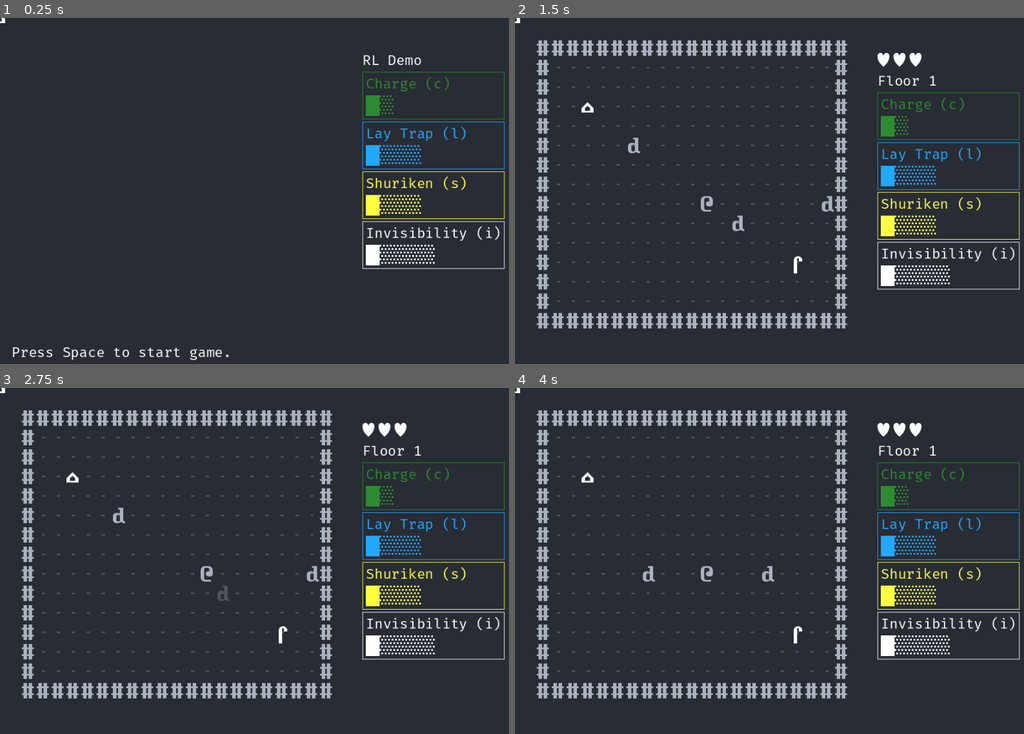
Above: before the commit, frames 1-4 (two rows, left to right).
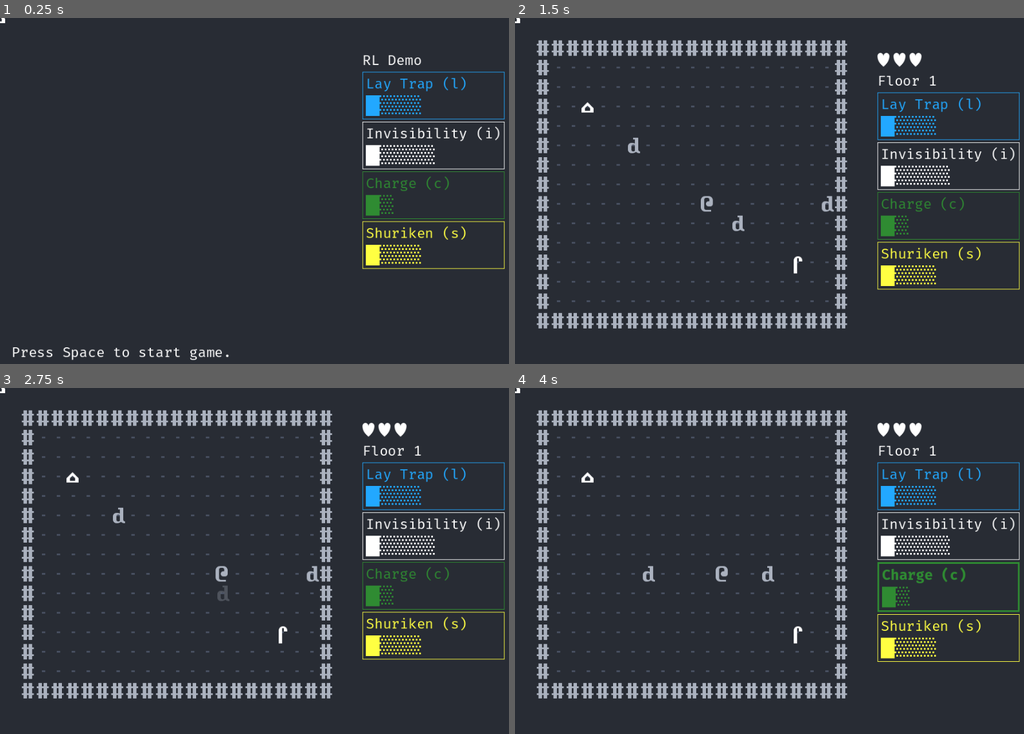
Above: after the commit, the same moments.

Repository: dave470003/froxis
Game: Godot game, scene res://scene/main/MainScene.tscn
The game is run twice, just before and just after one commit, with the same random seed, the same clock (stepped at 60 frames per second) and the same inputs.
Inputs:
- Up to frame 1 (0.25 s): no input
- Up to frame 2 (1.5 s): tap Space (init_game) at 0.5, 1.25, 1.35 s; hold Right (move_right) 0.53-1.28 s; tap C at 0.6 s; hold Down (move_down) from 1.28 s (still down)
- Up to frame 3 (2.75 s): tap C at 1.55, 2.1 s; tap Enter at 2 s; release Down (move_down) at 2.03 s; hold Right (move_right) from 2.03 s (still down)
- Up to frame 4 (4 s): release Right (move_right) at 2.78 s; hold Up (move_up) 2.78-3.53 s; tap C at 2.85, 3.8 s; tap Space (init_game) at 3.5, 3.6 s; hold Left (move_left) from 3.53 s (still down)

The runs differ from the first frame. In frame 1, 3.7% of the frame differs, in the area x 71-100%, y 15-73%; in frame 2, 3.7%; in frame 3, 3.9%; in frame 4, 4.6%, in the area x 36-100%, y 21-80%.

Commit message:
UI for skills. Charge skill implemented but cooldown not. Other skills not functionally implemented.

Diff:
--- a/project.godot
+++ b/project.godot
@@ -25,25 +25,21 @@
 move_up={
 "deadzone": 0.5,
 "events": [Object(InputEventKey,"resource_local_to_scene":false,"resource_name":"","device":-1,"window_id":0,"alt_press …(182 unchanged characters)…
-, Object(InputEventKey,"resource_local_to_scene":false,"resource_name":"","device":-1,"window_id":0,"alt_pressed":false,"shift_pressed":false,"ctrl_pressed":false,"meta_pressed":false,"pressed":false,"keycode":0,"physical_keycode":87,"key_label":0,"unicode":119,"echo":false,"script":null)
 ]
 }
 move_down={
 "deadzone": 0.5,
 "events": [Object(InputEventKey,"resource_local_to_scene":false,"resource_name":"","device":-1,"window_id":0,"alt_press …(182 unchanged characters)…
-, Object(InputEventKey,"resource_local_to_scene":false,"resource_name":"","device":-1,"window_id":0,"alt_pressed":false,"shift_pressed":false,"ctrl_pressed":false,"meta_pressed":false,"pressed":false,"keycode":0,"physical_keycode":83,"key_label":0,"unicode":115,"echo":false,"script":null)
 ]
 }
 move_left={
 "deadzone": 0.5,
 "events": [Object(InputEventKey,"resource_local_to_scene":false,"resource_name":"","device":-1,"window_id":0,"alt_press …(182 unchanged characters)…
-, Object(InputEventKey,"resource_local_to_scene":false,"resource_name":"","device":-1,"window_id":0,"alt_pressed":false,"shift_pressed":false,"ctrl_pressed":false,"meta_pressed":false,"pressed":false,"keycode":0,"physical_keycode":65,"key_label":0,"unicode":97,"echo":false,"script":null)
 ]
 }
 move_right={
 "deadzone": 0.5,
 "events": [Object(InputEventKey,"resource_local_to_scene":false,"resource_name":"","device":-1,"window_id":0,"alt_press …(182 unchanged characters)…
-, Object(InputEventKey,"resource_local_to_scene":false,"resource_name":"","device":-1,"window_id":0,"alt_pressed":false,"shift_pressed":false,"ctrl_pressed":false,"meta_pressed":false,"pressed":false,"keycode":0,"physical_keycode":68,"key_label":0,"unicode":100,"echo":false,"script":null)
 ]
 }
 init_game={
--- /dev/null
+++ b/scene/gui/Charge.gd
@@ -0,0 +1,51 @@
+extends PanelContainer
+
+const MainScene := preload("res://scene/main/MainScene.gd")
+
+var _triggerChar = KEY_C
+var _is_skill_primed: bool = false
+var _ref_MainScene: MainScene
+var _new_GroupName := preload("res://library/GroupName.gd").new()
+
+@onready var thin_border := preload("res://scene/gui/ThinBorder.tres")
+@onready var thick_border := preload("res://scene/gui/ThickBorder.tres")
+@onready var reg_font := preload("res://scene/main/FiraTheme.tres")
+@onready var bold_font := preload("res://scene/main/FiraThemeBold.tres")
+
+signal skill_primed
+signal skill_unprimed
+
+# Called when the node enters the scene tree for the first time.
+func _ready():
+	pass # Replace with function body.
+
+
+# Called every frame. 'delta' is the elapsed time since the previous frame.
+func _process(delta):
+	pass
+
+func _unhandled_input(event: InputEvent) -> void:
+	if _ref_MainScene._game_paused == true:
+		return
+
+	if event is InputEventKey and event.keycode == _triggerChar and event.is_pressed() and !event.is_echo():
+		if _is_skill_primed:
+			_unprime_skill()
+		else:
+			_prime_skill()
+
+func _prime_skill():
+	_is_skill_primed = true
+	skill_primed.emit()
+	theme = bold_font
+	add_theme_stylebox_override('panel', thick_border)
+
+func _unprime_skill():
+	_is_skill_primed = false
+	skill_unprimed.emit()
+	theme = reg_font
+	add_theme_stylebox_override('panel', thin_border)
+
+func _on_Schedule_turn_ended(current_sprite: Sprite2D) -> void:
+	if current_sprite.is_in_group(_new_GroupName.PC):
+		_unprime_skill()
--- a/scene/gui/Charge.tscn
+++ b/scene/gui/Charge.tscn
@@ -1,14 +1,9 @@
-[gd_scene load_steps=5 format=3 uid="uid://dm4gafsyfolca"]
+[gd_scene load_steps=7 format=3 uid="uid://dm4gafsyfolca"]
 
 [ext_resource type="Texture2D" uid="uid://ctffxeo6roouo" path="res://resources/curses_vector_24x36.png" id="1_87u1k"]
-
-[sub_resource type="StyleBoxFlat" id="StyleBoxFlat_pg1t6"]
-bg_color = Color(0.156863, 0.172549, 0.203922, 0)
-border_width_left = 1
-border_width_top = 1
-border_width_right = 1
-border_width_bottom = 1
-border_color = Color(1, 1, 1, 1)
+[ext_resource type="Theme" uid="uid://6wwc8qstr4f2" path="res://scene/main/FiraTheme.tres" id="1_143jv"]
+[ext_resource type="StyleBox" uid="uid://d4di5sdd5pakq" path="res://scene/gui/ThinBorder.tres" id="2_r073j"]
+[ext_resource type="Script" path="res://scene/gui/Charge.gd" id="3_y1gla"]
 
 [sub_resource type="AtlasTexture" id="AtlasTexture_kvrpu"]
 atlas = ExtResource("1_87u1k")
@@ -18,10 +13,12 @@
 atlas = ExtResource("1_87u1k")
 region = Rect2(0, 396, 24, 36)
 
-[node name="Skill" type="PanelContainer"]
+[node name="ChargeSkill" type="PanelContainer"]
 modulate = Color(0.184314, 0.545098, 0.196078, 1)
 custom_minimum_size = Vector2(2.08165e-12, 2.08165e-12)
-theme_override_styles/panel = SubResource("StyleBoxFlat_pg1t6")
+theme = ExtResource("1_143jv")
+theme_override_styles/panel = ExtResource("2_r073j")
+script = ExtResource("3_y1gla")
 
 [node name="SkillMarginWrapper" type="MarginContainer" parent="."]
 layout_mode = 2
--- a/scene/gui/Invisibility.tscn
+++ b/scene/gui/Invisibility.tscn
@@ -7,7 +7,7 @@
 atlas = ExtResource("2_s40ie")
 region = Rect2(0, 396, 24, 36)
 
-[node name="Skill" instance=ExtResource("1_xnfpu")]
+[node name="InvisibilitySkill" instance=ExtResource("1_xnfpu")]
 
 [node name="SkillName" parent="SkillMarginWrapper/VBoxContainer" index="0"]
 text = "Invisibility (i)"
--- a/scene/gui/Shuriken.tscn
+++ b/scene/gui/Shuriken.tscn
@@ -7,7 +7,7 @@
 atlas = ExtResource("2_swug5")
 region = Rect2(0, 396, 24, 36)
 
-[node name="Skill" instance=ExtResource("1_gaomq")]
+[node name="ShurikenSkill" instance=ExtResource("1_gaomq")]
 modulate = Color(1, 1, 0.258824, 1)
 
 [node name="SkillName" parent="SkillMarginWrapper/VBoxContainer" index="0"]
--- /dev/null
+++ b/scene/gui/ThickBorder.tres
@@ -0,0 +1,9 @@
+[gd_resource type="StyleBoxFlat" format=3 uid="uid://bg66f5sgmb1ho"]
+
+[resource]
+bg_color = Color(0.6, 0.6, 0.6, 0)
+border_width_left = 3
+border_width_top = 3
+border_width_right = 3
+border_width_bottom = 3
+border_color = Color(1, 1, 1, 1)
--- /dev/null
+++ b/scene/gui/ThinBorder.tres
@@ -0,0 +1,9 @@
+[gd_resource type="StyleBoxFlat" format=3 uid="uid://d4di5sdd5pakq"]
+
+[resource]
+bg_color = Color(0.156863, 0.172549, 0.203922, 0)
+border_width_left = 1
+border_width_top = 1
+border_width_right = 1
+border_width_bottom = 1
+border_color = Color(1, 1, 1, 1)
--- a/scene/gui/Trap.tscn
+++ b/scene/gui/Trap.tscn
@@ -7,7 +7,7 @@
 atlas = ExtResource("2_gc41l")
 region = Rect2(0, 396, 24, 36)
 
-[node name="Skill" instance=ExtResource("1_hi6gg")]
+[node name="TrapSkill" instance=ExtResource("1_hi6gg")]
 modulate = Color(0.133333, 0.658824, 1, 1)
 custom_minimum_size = Vector2(106, 2.08165e-12)
 
--- /dev/null
+++ b/scene/main/FiraThemeBold.tres
@@ -0,0 +1,7 @@
+[gd_resource type="Theme" load_steps=2 format=3 uid="uid://m0half4tiy3b"]
+
+[ext_resource type="FontFile" uid="uid://crvimr1k2x0ga" path="res://resources/FiraCode-Bold.ttf" id="1_n2fa8"]
+
+[resource]
+default_font = ExtResource("1_n2fa8")
+default_font_size = 24
--- a/scene/main/MainGUI.tscn
+++ b/scene/main/MainGUI.tscn
@@ -49,14 +49,14 @@
 [node name="Skills" type="VBoxContainer" parent="MainHBoxContainer/SidebarVBoxContainer"]
 layout_mode = 2
 
-[node name="Skill2" parent="MainHBoxContainer/SidebarVBoxContainer/Skills" instance=ExtResource("6_twbyy")]
+[node name="TrapSkill" parent="MainHBoxContainer/SidebarVBoxContainer/Skills" instance=ExtResource("7_kx4lj")]
 layout_mode = 2
 
-[node name="Skill3" parent="MainHBoxContainer/SidebarVBoxContainer/Skills" instance=ExtResource("7_kx4lj")]
+[node name="InvisibilitySkill" parent="MainHBoxContainer/SidebarVBoxContainer/Skills" instance=ExtResource("9_dmsgr")]
 layout_mode = 2
 
-[node name="Skill4" parent="MainHBoxContainer/SidebarVBoxContainer/Skills" instance=ExtResource("8_hgq6a")]
+[node name="ChargeSkill" parent="MainHBoxContainer/SidebarVBoxContainer/Skills" instance=ExtResource("6_twbyy")]
 layout_mode = 2
 
-[node name="Skill" parent="MainHBoxContainer/SidebarVBoxContainer/Skills" instance=ExtResource("9_dmsgr")]
+[node name="ShurikenSkill" parent="MainHBoxContainer/SidebarVBoxContainer/Skills" instance=ExtResource("8_hgq6a")]
 layout_mode = 2
--- a/scene/main/MainScene.gd
+++ b/scene/main/MainScene.gd
@@ -11,6 +11,7 @@
 const SIDEBAR = "MainGUI/MainHBoxContainer/SidebarVBoxContainer"
 const MODELINE = "MainGUI/MainHBoxContainer/Modeline"
 const MAIN_SCENE = "."
+const CHARGE_SKILL: = "MainGUI/MainHBoxContainer/SidebarVBoxContainer/Skills/ChargeSkill"
 
 const SIGNAL_BIND: Array = [
 	[
@@ -31,7 +32,7 @@
 	[
 		"turn_ended", "_on_Schedule_turn_ended",
 		SCHEDULE,
-		MODELINE
+		MODELINE, CHARGE_SKILL
 	],
 	[
 		"enemy_warned", "_on_EnemyAI_enemy_warned",
@@ -73,6 +74,16 @@
 		SIDEBAR,
 		MAIN_SCENE
 	],
+	[
+		"skill_primed", "_on_Charge_skill_primed",
+		CHARGE_SKILL,
+		PC_MOVE
+	],
+	[
+		"skill_unprimed", "_on_Charge_skill_unprimed",
+		CHARGE_SKILL,
+		PC_MOVE
+	],
 ]
 
 const NODE_REF: Array = [
@@ -94,7 +105,7 @@
 	[
 		"_ref_MainScene",
 		MAIN_SCENE,
-		PC_MOVE
+		PC_MOVE, CHARGE_SKILL
 	],
 ]
 
--- a/scene/main/PCMove.gd
+++ b/scene/main/PCMove.gd
@@ -14,6 +14,7 @@
 var _ref_MainScene: MainScene
 var _pc: Sprite2D
 var _trigger_next_level: bool = false
+var _is_charge_primed: bool = false
 
 signal pc_moved(message)
 signal next_level()
@@ -32,6 +33,12 @@
 		_pc = sprite
 		set_process_unhandled_input(true)
 
+func _on_Charge_skill_primed():
+	_is_charge_primed = true
+
+func _on_Charge_skill_unprimed():
+	_is_charge_primed = false
+
 func _unhandled_input(event: InputEvent) -> void:
 	if _ref_MainScene._game_paused == true:
 		return
@@ -40,25 +47,32 @@
 	var source: Array = _new_ConvertCoord.vector_to_array(_pc.position)
 	var x: int = source[0]
 	var y: int = source[1]
+	var distance = 1
+	var dir: String
+
+	if _is_charge_primed:
+		distance = 2
 
 	if _is_move_input(event):
 		if event.is_action_pressed(_new_InputName.MOVE_LEFT) && !event.is_echo():
-			x -= 1
+			dir = _new_InputName.MOVE_LEFT
 		elif event.is_action_pressed(_new_InputName.MOVE_RIGHT) && !event.is_echo():
-			x += 1
+			dir = _new_InputName.MOVE_RIGHT
 		elif event.is_action_pressed(_new_InputName.MOVE_UP) && !event.is_echo():
-			y -= 1
+			dir = _new_InputName.MOVE_UP
 		elif event.is_action_pressed(_new_InputName.MOVE_DOWN) && !event.is_echo():
-			y += 1
+			dir = _new_InputName.MOVE_DOWN
 	elif _is_reload_input(event):
 		print("reload")
 	else:
 		return
 
-	await _try_move(x,y)
+	await _try_move(x, y, distance, dir)
+	await _after_move()
 	_trigger_end_turn()
 
 func _trigger_end_turn():
+	_is_charge_primed = false
 	if _trigger_next_level:
 		_trigger_next_level = false
 		next_level.emit()
@@ -87,22 +101,66 @@
 		# print(current_sprite.name)
 		pass
 
-func _try_move(x: int, y: int) -> void:
+func _try_move(x: int, y: int, distance: int, dir: String) -> void:
+	var awaited
+	print(x, y)
+
+	if dir == _new_InputName.MOVE_LEFT:
+		for i in range(1, distance + 1):
+			awaited = await _try_singular_move(x - i, y)
+			if (!awaited):
+				break
+	elif dir == _new_InputName.MOVE_RIGHT:
+		for i in range(1, distance + 1):
+			awaited = await _try_singular_move(x + i, y)
+			if (!awaited):
+				break
+	elif dir == _new_InputName.MOVE_UP:
+		for i in range(1, distance + 1):
+			awaited = await _try_singular_move(x, y - i)
+			if (!awaited):
+				break
+	elif dir == _new_InputName.MOVE_DOWN:
+		for i in range(1, distance + 1):
+			awaited = await _try_singular_move(x, y + i)
+			if (!awaited):
+				break
+
+	var pc_array = _new_ConvertCoord.vector_to_array(_pc.position)
+	var pc_x = pc_array[0]
+	var pc_y = pc_array[1]
+
+	if _ref_DungeonBoard.has_sprite(_new_GroupName.LADDER, pc_x, pc_y):
+		_trigger_next_level = true
+
+func _after_move():
+	var source: Array = _new_ConvertCoord.vector_to_array(_pc.position)
+	var x: int = source[0]
+	var y: int = source[1]
+
+	var slash_radius = 1
+	if _is_charge_primed:
+		slash_radius = 2
+	# after moving PC tries to attack dwarves in range
+	for a in range(x - slash_radius, x + slash_radius + 1):
+		for b in range(y - slash_radius, y + slash_radius + 1):
+			if _ref_DungeonBoard.has_sprite(_new_GroupName.DWARF, a, b):
+				print('attacking dwarf after move')
+				await get_node(PC_ATTACK).attack(_new_GroupName.DWARF, a, b)
+
+func _try_singular_move(x: int, y: int):
+	print(x, y)
 	if not _ref_DungeonBoard.is_inside_dungeon(x, y):
 		pc_moved.emit("Cannot leave dungeon.")
+		return false
 	elif _ref_DungeonBoard.has_sprite(_new_GroupName.WALL, x, y):
 		pc_moved.emit("Cannot pass wall.")
-	elif _ref_DungeonBoard.has_sprite(_new_GroupName.LADDER, x, y):
-		_trigger_next_level = true
+		return false
 	elif _ref_DungeonBoard.has_sprite(_new_GroupName.DWARF, x, y):
 		set_process_unhandled_input(false)
 		await get_node(PC_ATTACK).attack(_new_GroupName.DWARF, x, y)
+		return false
 	else:
 		set_process_unhandled_input(false)
 		_ref_DungeonBoard.update_sprite_position(_pc, x, y)
-		# after moving PC tries to attack dwarves in range
-		for a in range(x-1, x+2):
-			for b in range(y-1, y+2):
-				if _ref_DungeonBoard.has_sprite(_new_GroupName.DWARF, a, b):
-					print('attacking dwarf after move')
-					await get_node(PC_ATTACK).attack(_new_GroupName.DWARF, a, b)
+		return true
Binary file added: resources/FiraCode-Bold.ttf
Not shown, added: resources/FiraCode-Bold.ttf.import
Not shown, changed: README.md
